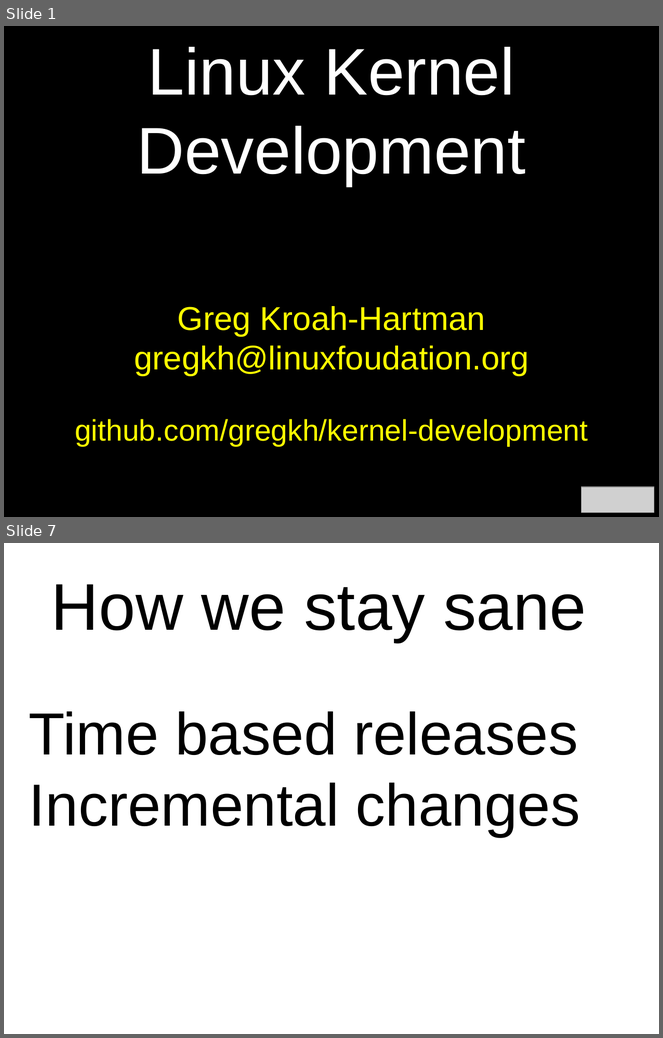
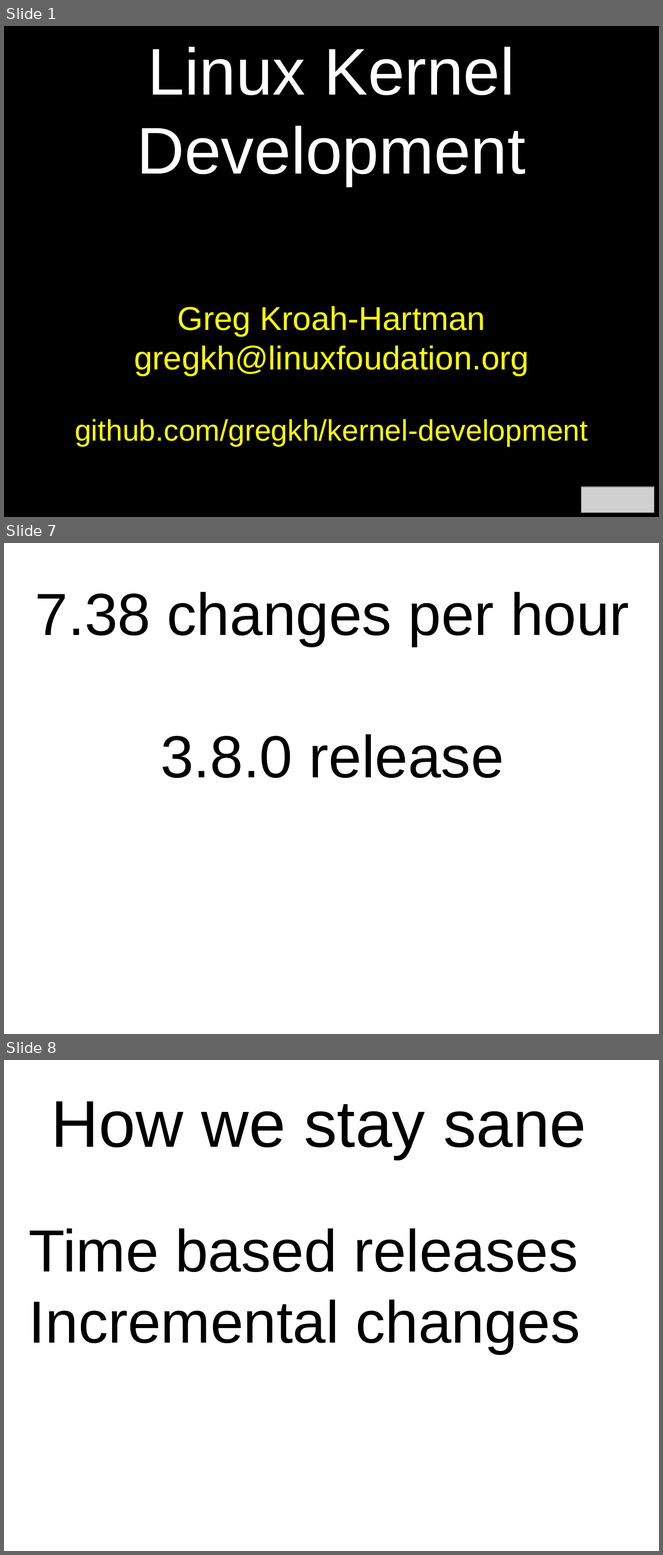
Before and after one commit to gregkh/kernel-development, a slide deck: kernel-development.odp. Shown one above the other, each under a label of ours: slides 1 and 7 before the commit, slides 1, 7 and 8 after it; the slides between them are not shown. The pictures are 663x1038 and 663x1555 pixels, drawn with LibreOffice and Linux fonts; fonts in the diff are those of the drawing; grey boxes stand for pictures. Boxes give left, top, right and bottom in pixels: in the first picture for what was removed or moved away, otherwise in the second. Text is boxed around its words. In the diff, an @@ line names an element or a change of style, - is before the commit and + after.

```diff
--- a/kernel-development.odp
+++ b/kernel-development.odp
@@ slide 7 added at (4,543,659,1034), background #FFFFFF @@
@@ text added at (35,592,630,778), 72 pt, text #000000 @@
+7.38 changes per hour
+3.8.0 release
@@ what was slide 7 is now slide 8 @@
```
Also in this commit, not shown: 18 slides changed, 1 other slide added, 1 slide removed, 1 other file.
